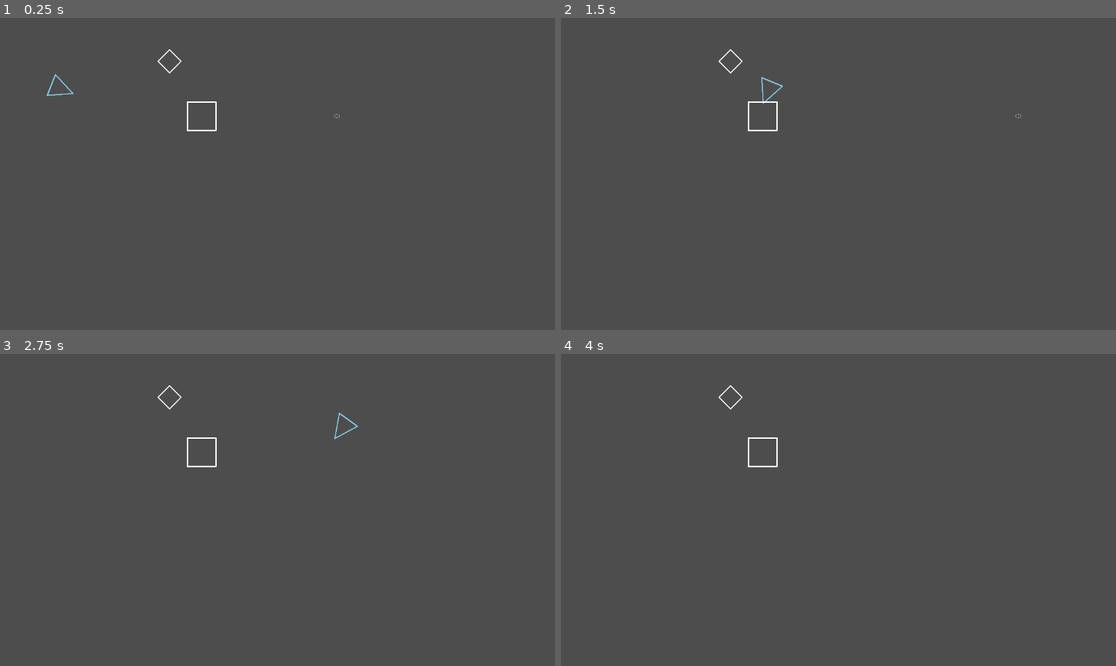
Above: before the commit, frames 1-4 (two rows, left to right).
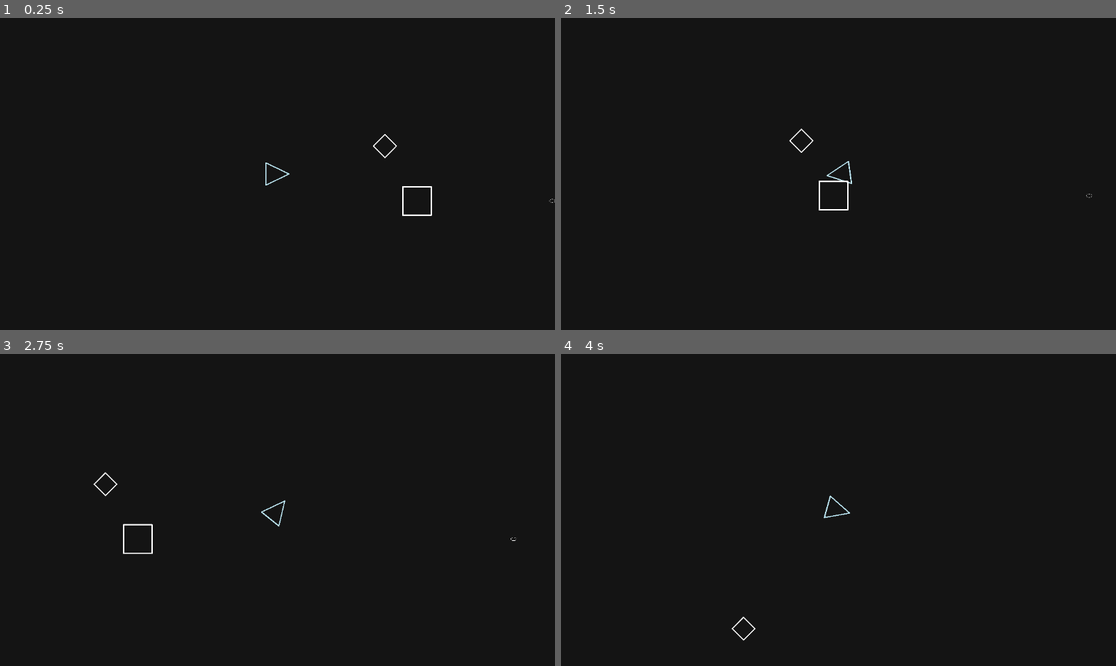
Above: after the commit, the same moments.

Repository: DavidEkpechue/Godot_Project
Game: Godot game, scene res://Levels/level.tscn
The game is run twice, just before and just after one commit, with the same random seed, the same clock (stepped at 60 frames per second) and the same inputs.
Inputs (mouse positions are in pixels of both pictures, inside the frame that each line leads up to):
- Up to frame 1 (0.25 s): no input
- Up to frame 2 (1.5 s): tap Enter at 0.5 s; move the mouse to (960, 158) at 0.52 s; hold D (Right) 0.53-1.28 s; click (960, 158) at 0.6 s; move the mouse to (727, 189) at 1.27 s; hold S (Down) from 1.28 s (still down); click (727, 189) at 1.35 s
- Up to frame 3 (2.75 s): tap Space at 2 s; move the mouse to (333, 441) at 2.02 s; release S (Down) at 2.03 s; hold D (Right) from 2.03 s (still down); click (333, 441) at 2.1 s
- Up to frame 4 (4 s): move the mouse to (810, 572) at 2.77 s; release D (Right) at 2.78 s; hold W (Up) 2.78-3.53 s; click (810, 572) at 2.85 s; move the mouse to (1005, 556) at 3.52 s; hold A (Left) from 3.53 s (still down); click (1005, 556) at 3.6 s

The runs differ from the first frame. In frame 1, 100% of the frame differs, in the area x 0-100%, y 0-100%; in frame 2, 100%; in frame 3, 100%; in frame 4, 100%.

Commit message:
added bloom

Diff:
--- a/Characters/player.tscn
+++ b/Characters/player.tscn
@@ -46,4 +46,6 @@
 
 [node name="FireParticle" parent="." instance=ExtResource("8_ihmxm")]
 
+[node name="Camera2D" type="Camera2D" parent="."]
+
 [connection signal="timeout" from="CooldownComponent" to="." method="_on_cooldown_component_timeout"]
--- a/Characters/tower.tscn
+++ b/Characters/tower.tscn
@@ -6,6 +6,7 @@
 [ext_resource type="Script" path="res://Characters/HealthComponent.gd" id="3_4oaud"]
 [ext_resource type="PackedScene" uid="uid://km1d5bj671il" path="res://Components/cool_down_component.tscn" id="5_xoheo"]
 [ext_resource type="Script" path="res://Characters/EffectsComponent.gd" id="6_foxks"]
+[ext_resource type="PackedScene" uid="uid://q8d02kfqh57c" path="res://FireParticle.tscn" id="7_m7tp0"]
 
 [sub_resource type="RectangleShape2D" id="RectangleShape2D_6eaqf"]
 size = Vector2(58, 58)
@@ -36,8 +37,11 @@
 
 [node name="CoolDownComponent" parent="." instance=ExtResource("5_xoheo")]
 
-[node name="EffectsComponent" type="Node2D" parent="." node_paths=PackedStringArray("health_component")]
+[node name="EffectsComponent" type="Node2D" parent="." node_paths=PackedStringArray("health_component", "fire_particle")]
 script = ExtResource("6_foxks")
 health_component = NodePath("../HealthComponent")
+fire_particle = NodePath("../FireParticle")
+
+[node name="FireParticle" parent="." instance=ExtResource("7_m7tp0")]
 
 [connection signal="timeout" from="CoolDownComponent" to="." method="_on_cool_down_component_timeout"]
--- a/FireParticle.tscn
+++ b/FireParticle.tscn
@@ -1,7 +1,7 @@
 [gd_scene load_steps=9 format=3 uid="uid://q8d02kfqh57c"]
 
 [sub_resource type="Gradient" id="Gradient_h01rf"]
-colors = PackedColorArray(0.556863, 0.12549, 0, 1, 0.933333, 0.580392, 0, 1)
+colors = PackedColorArray(0.336208, 0.0604005, 0, 1, 1, 0.265847, 0.133894, 1)
 
 [sub_resource type="GradientTexture1D" id="GradientTexture1D_kjytl"]
 gradient = SubResource("Gradient_h01rf")
@@ -45,11 +45,13 @@
 color_ramp = SubResource("GradientTexture1D_jpki7")
 
 [node name="FireParticle" type="GPUParticles2D"]
+self_modulate = Color(1.75, 1.75, 1.75, 1)
+scale = Vector2(1.75, 1.75)
 emitting = false
-amount = 265
+amount = 700
 process_material = SubResource("ParticleProcessMaterial_jwywv")
 
 [node name="GPUParticles2D" type="GPUParticles2D" parent="."]
 emitting = false
-amount = 265
+amount = 700
 process_material = SubResource("ParticleProcessMaterial_inm5i")
--- a/Levels/level.tscn
+++ b/Levels/level.tscn
@@ -1,12 +1,34 @@
-[gd_scene load_steps=5 format=3 uid="uid://b6x0u5svbsfiw"]
+[gd_scene load_steps=6 format=3 uid="uid://b6x0u5svbsfiw"]
 
 [ext_resource type="Script" path="res://Levels/level.gd" id="1_ayeaj"]
 [ext_resource type="PackedScene" uid="uid://bl4s5mxb44nqo" path="res://Characters/player.tscn" id="2_vf8wj"]
 [ext_resource type="PackedScene" uid="uid://di1ocmk06jb2o" path="res://Characters/tower.tscn" id="3_ivmim"]
 [ext_resource type="PackedScene" uid="uid://bn00lvla0a3eo" path="res://item_test.tscn" id="4_exoni"]
 
+[sub_resource type="Environment" id="Environment_kfh5q"]
+background_mode = 3
+tonemap_mode = 3
+glow_enabled = true
+glow_levels/1 = 1.0
+glow_levels/2 = 1.0
+glow_levels/4 = 1.0
+glow_levels/6 = 1.0
+glow_levels/7 = 1.0
+glow_normalized = true
+glow_intensity = 7.39
+glow_strength = 1.55
+glow_bloom = 0.01
+glow_blend_mode = 1
+
 [node name="Level" type="Node2D"]
 script = ExtResource("1_ayeaj")
+
+[node name="ColorRect" type="ColorRect" parent="."]
+offset_left = -2445.0
+offset_top = -1051.0
+offset_right = 2913.0
+offset_bottom = 1843.0
+color = Color(0.137255, 0.137255, 0.137255, 1)
 
 [node name="Player" parent="." instance=ExtResource("2_vf8wj")]
 position = Vector2(129, 148)
@@ -14,5 +36,8 @@
 [node name="Tower" parent="." instance=ExtResource("3_ivmim")]
 position = Vector2(419, 204)
 
+[node name="WorldEnvironment" type="WorldEnvironment" parent="."]
+environment = SubResource("Environment_kfh5q")
+
 [node name="item test" parent="." instance=ExtResource("4_exoni")]
 position = Vector2(352, 90)
--- a/Scripts/Player.gd
+++ b/Scripts/Player.gd
@@ -15,7 +15,7 @@
 var can_fire: bool = true
 var player_direction: Vector2
 var effect_array
-var effect_to_apply: String = "blank"
+var effect_to_apply: String = "fire"
 var effect_intensity: float = 1
 var effect_duration: int = 5
 var effect_seconds_between_tics: float = 1
--- a/pickup_particles.tscn
+++ b/pickup_particles.tscn
@@ -28,7 +28,7 @@
 color_ramp = SubResource("GradientTexture1D_12e5r")
 
 [node name="PickupParticles" type="GPUParticles2D"]
-self_modulate = Color(0.996078, 0.984314, 0.427451, 1)
+self_modulate = Color(32.1216, 0.984314, 0, 1)
 emitting = false
 amount = 100
 process_material = SubResource("ParticleProcessMaterial_piejc")
Binary file added: Assets/Colourtrend_Templar_Grey-Historic_Paint_Collection.webp
Not shown, added: Assets/Colourtrend_Templar_Grey-Historic_Paint_Collection.webp.import
Not shown: 1 places in Characters/tower.tscn that only renumber resources
